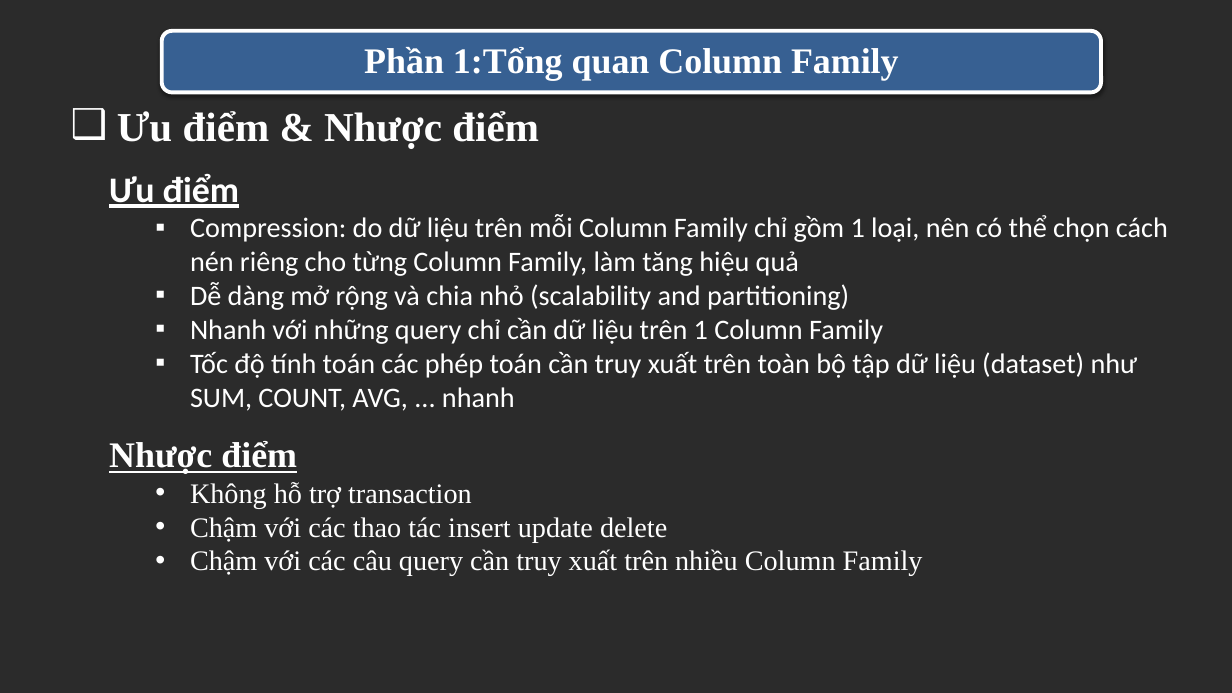
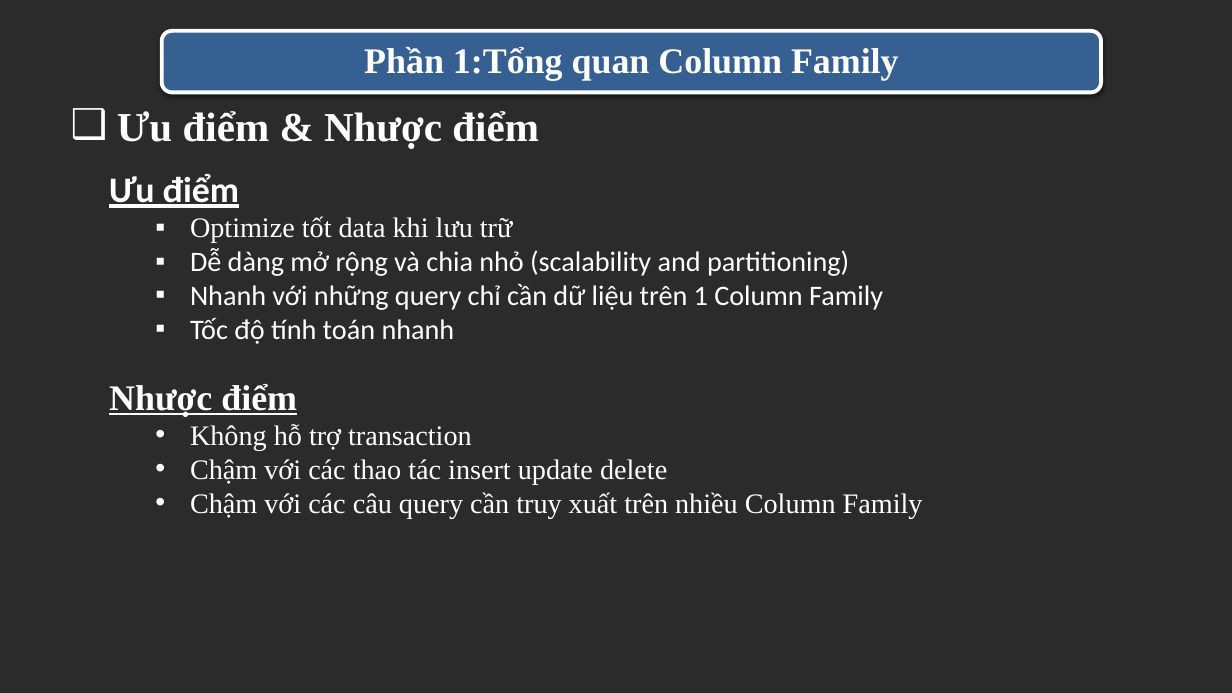
Before and after one commit to trandinhlam/document, a slide deck: slide 5 of HBaseProject/seminar_slide.pptx. Drawn at 1232x693 pixels with LibreOffice and Linux fonts; fonts in the diff are those of the drawing; background and template pictures are left out; a plain dark background stands for a picture behind light text. Boxes give left, top, right and bottom in pixels: in the first picture for what was removed or moved away, otherwise in the second. Text is boxed around its words. In the diff, an @@ line names an element or a change of style, - is before the commit and + after.

```diff
--- a/HBaseProject/seminar_slide.pptx
+++ b/HBaseProject/seminar_slide.pptx
@@ text at (x1=190, y1=216, x2=512, y2=243): text changed; font Calibri to Times New Roman @@
-  ▪ Compression: do dữ liệu trên mỗi Column Family chỉ gồm 1 loại, nên có thể chọn cách nén riêng cho từng Column Family, làm tăng hiệu quả
+  ▪ Optimize tốt data khi lưu trữ
@@ text at (x1=190, y1=318, x2=455, y2=344): text changed @@
-  ▪ Tốc độ tính toán các phép toán cần truy xuất trên toàn bộ tập dữ liệu (dataset) như SUM, COUNT, AVG, ... nhanh
+  ▪ Tốc độ tính toán nhanh
@@ text "Nhược điểm" moved from (x1=109, y1=441, x2=923, y2=576) to (x1=109, y1=384, x2=923, y2=518) @@
```
Also in this commit, not shown: 9 other slides changed, 1 slide added, 2 slides removed, 1 other file.
